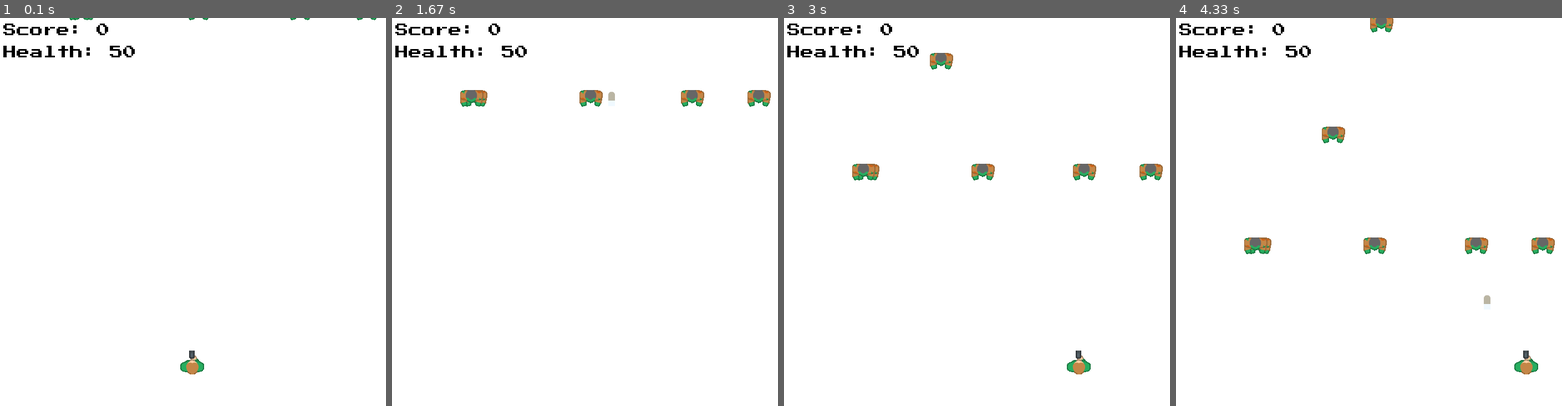
Above: before the commit, frames 1-4 (left to right).
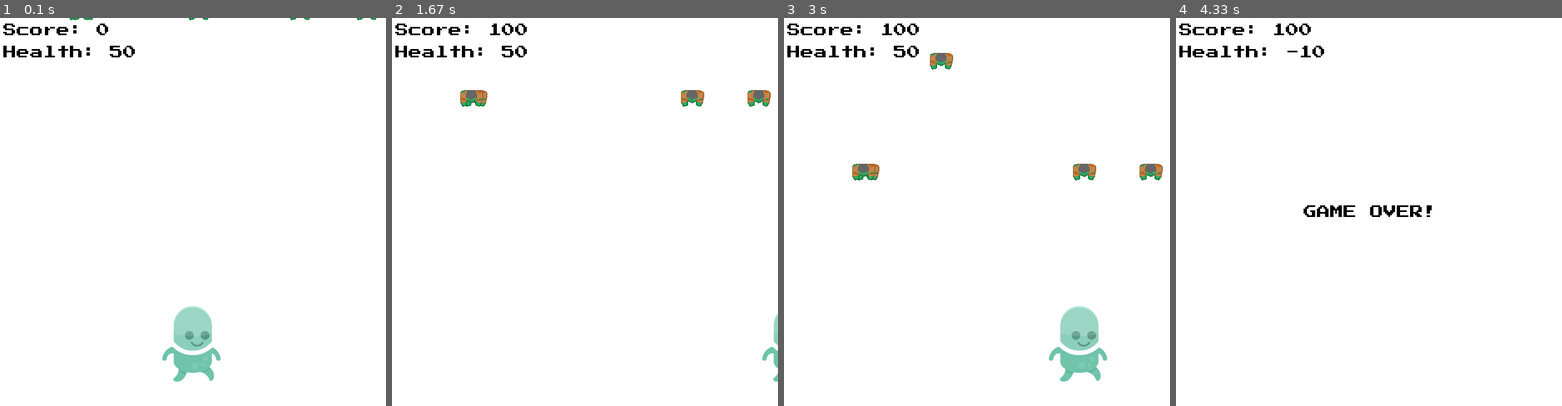
Above: after the commit, the same moments.

Repository: CodingDino/FifeCollege-pygame-shooter
Game: pygame game, started from Shooter.py
The game is run twice, just before and just after one commit, with the same random seed, the same clock (stepped at 60 frames per second) and the same inputs.
Inputs:
- Up to frame 1 (0.1 s): no input
- Up to frame 2 (1.67 s): hold Space 0.33-0.8 s; hold Right 0.33-0.8 s; hold Right 0.83-1.3 s; hold Right from 1.33 s (still down)
- Up to frame 3 (3 s): release Right at 1.8 s; hold Left 1.83-2.37 s; hold Left 2.4-2.8 s; hold Right from 2.83 s (still down)
- Up to frame 4 (4.33 s): release Right at 3.47 s; hold Left 3.5-3.97 s; hold Right from 4 s (still down); tap Space at 4.07 s

The runs differ from the first frame. In frame 1, 1.7% of the frame differs, in the area x 41-58%, y 74-94%; in frame 2, 0.6%; in frame 3, 2.0%; in frame 4, 2.3%, in the area x 17-99%, y 0-92%.

Commit message:
Sound, music, animation

Diff:
--- a/Shooter.py
+++ b/Shooter.py
@@ -48,11 +48,19 @@
 GREEN = (0, 255, 0)
 
 # Set up player
-playerImage = pygame.image.load("images/player.png")
-playerPos = [WINDOWWIDTH/2 - playerImage.get_width()/2, WINDOWHEIGHT - 100]
+playerRunAnim = [
+    pygame.image.load("images/player_walk1.png"),
+    pygame.image.load("images/player_walk2.png")
+]
+playerCurrentAnim = playerRunAnim
+playerImage = playerCurrentAnim[0]
+playerPos = [WINDOWWIDTH/2 - playerImage.get_width()/2, WINDOWHEIGHT - 300]
 playerRect = pygame.Rect(playerPos[0], playerPos[1], playerImage.get_width(), playerImage.get_height())
 PLAYERSPEED = 300
 playerAlive = True
+playerAnimIndex = 0
+playerAnimFrameTime = 0.2
+timeSincePlayerAnim = 0
 
 # Set up enemies
 enemyImage = pygame.image.load("images/enemy.png")
@@ -90,6 +98,13 @@
 health = 50
 damagePerEnemy = 30
 
+# Set up sound effects
+fireSound = pygame.mixer.Sound("audio/fire.ogg")
+
+# Set up and play music
+pygame.mixer.music.load("audio/music.mp3")
+pygame.mixer.music.play(0)
+
 # --------------------------------------
 
 
@@ -146,6 +161,7 @@
         newBulletY = playerPos[1]
         bulletPosList.append([newBulletX,newBulletY])
         timeSinceFire = 0
+        pygame.mixer.Sound.play(fireSound)
     # END if space pressed
 
 
@@ -214,6 +230,7 @@
             if health <= 0:
                 # If so, kill the player!
                 playerAlive = False
+                pygame.mixer.music.stop()
             # END if for health
         # END if statement for collision
 
@@ -227,6 +244,21 @@
     # END for loop for enemy update
 
 
+    # Update animation
+    timeSincePlayerAnim += frameSec
+    # If it's time to switch frames...
+    if timeSincePlayerAnim >= playerAnimFrameTime:
+        timeSincePlayerAnim = 0
+        # Switch frames!
+        playerAnimIndex += 1
+        # Did we go past the last frame?
+        if playerAnimIndex >= len(playerCurrentAnim):
+            # Loop back to the first frame!
+            playerAnimIndex = 0
+        # END if for last frame check
+        playerImage = playerCurrentAnim[playerAnimIndex]
+    # END if for frame switching
+
     # ----------------------------------
 
 
Binary file added: images/player_walk1.png
Binary file added: images/player_walk2.png
Not shown, added: audio/fire.ogg
Not shown, added: audio/music.mp3
